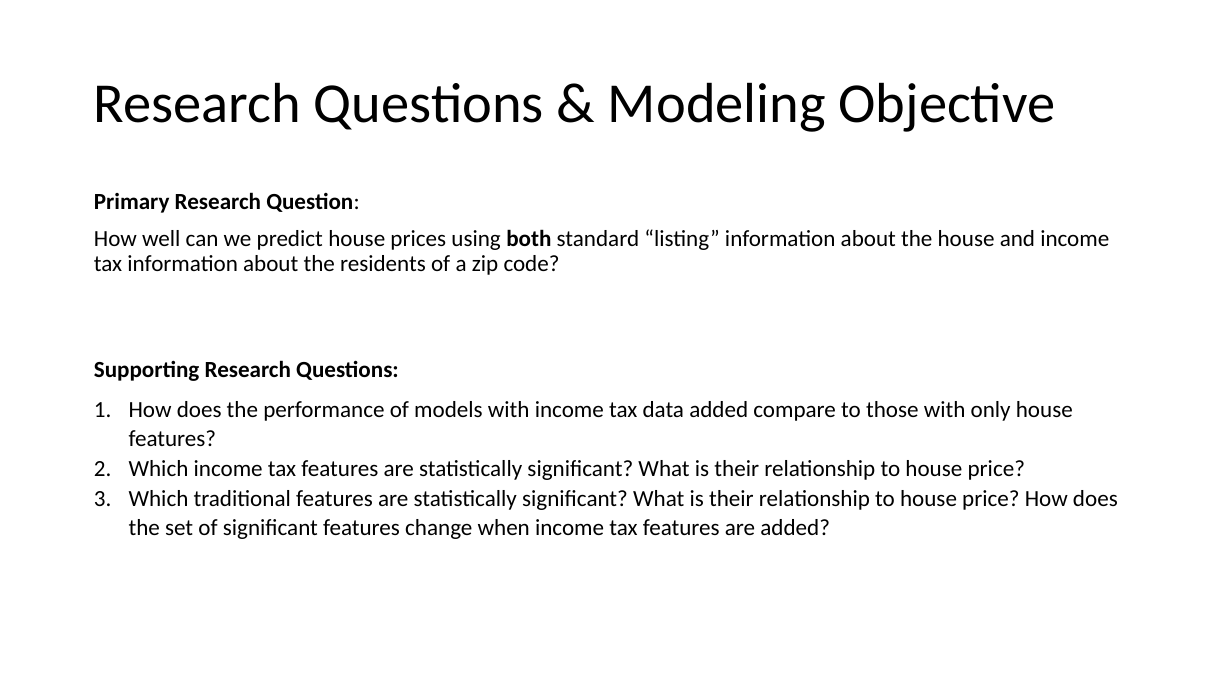
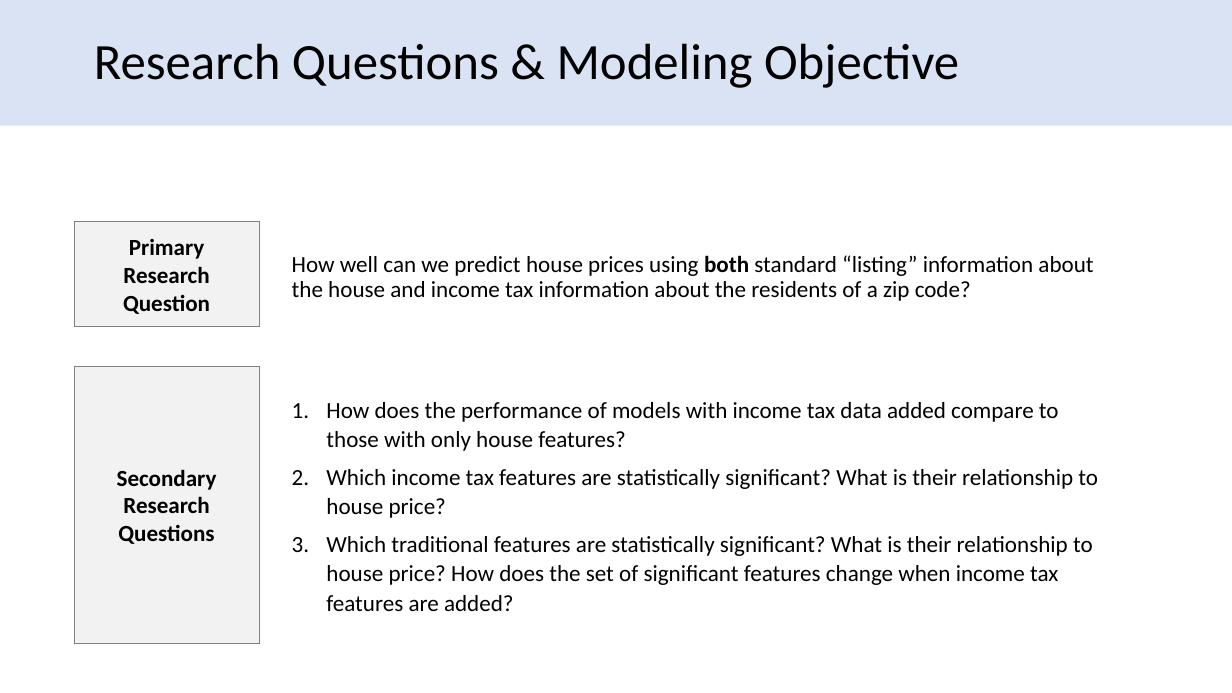
Before and after one commit to david-firrin/Real-Estate-Price-Prediction-With-Income-Tax-Data, a slide deck: slide 5 of Progress Presentation/team48progressreport.pptx. Drawn at 1232x693 pixels with LibreOffice and Linux fonts; fonts in the diff are those of the drawing. Boxes give left, top, right and bottom in pixels: in the first picture for what was removed or moved away, otherwise in the second. Text is boxed around its words. In the diff, an @@ line names an element or a change of style, - is before the commit and + after.

```diff
--- a/Progress Presentation/team48progressreport.pptx
+++ b/Progress Presentation/team48progressreport.pptx
@@ rectangle added at <box>0,0,1232,126</box>, fill #DAE3F3 @@
@@ title "Research Questions & Modeling Objective": place and size @@
-title "Research Questions & Modeling Objective" at <box>94,82,1056,132</box>
+title "Research Questions & Modeling Objective" at <box>94,43,959,88</box>
@@ title "Research Questions & Modeling Objective" at <box>94,43,959,88</box>: size 44 to 39.6 pt @@
@@ text at <box>94,192,1109,381</box>: paragraphs removed @@
-Primary Research Question:
-How well can we predict house prices using both standard “listing” information about the house and income tax information about the residents of a zip code?
-Supporting Research Questions:
@@ rectangle added at <box>74,222,259,327</box>, fill #F2F2F2, outline #808080 0.5 pt, 18 pt, text #000000, bold @@
+Primary Research Question
@@ text added at <box>292,255,1093,301</box>, 18 pt, text #000000 @@
+How well can we predict house prices using both standard “listing” information about the house and income tax information about the residents of a zip code?
@@ rectangle added at <box>74,366,259,643</box>, fill #F2F2F2, outline #808080 0.5 pt, 18 pt, text #000000, bold @@
+Secondary Research Questions
@@ text "How does the performance of ...": place and size @@
-text "How does the performance of ..." at <box>94,192,1118,539</box>
+text "How does the performance of ..." at <box>326,402,1098,611</box>
@@ text "How does the performance of ..." at <box>326,402,1098,611</box>: more space between paragraphs; less space between paragraphs; vertical alignment top to middle @@
```
Also in this commit, not shown: 14 other slides changed, 1 other file.
